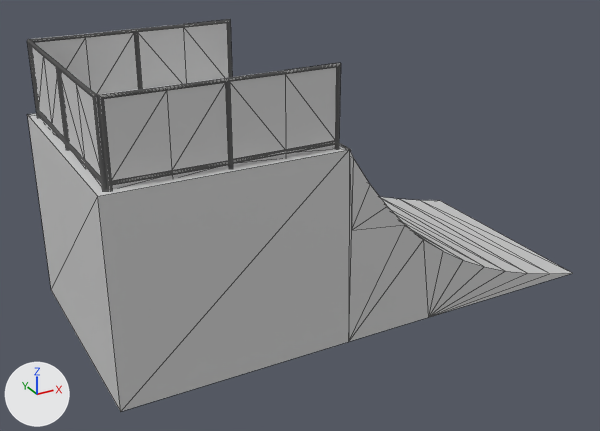
Renders of the COLLADA model ramp-up/art.scnassets/quarter.dae from each side of a commit.
Both versions are drawn from a 50 mm camera at (-1.54, -2.66, 1.65) aimed at (-0.1, -0.03, 0.34). The axes (+X, +Y, +Z) are drawn at lower left. The lights are the same throughout. Mesh edges are drawn as thin lines. Where no turn or scale is listed for an object, it has been applied to the vertices.

The scene before the commit, as lines of its bpy script (objects in view):
```python
me_fance_wire_225198087 = bpy.data.meshes.new('fance_wire_225198087')
me_fance_wire_225198087.from_pydata(...)  # 591 vertices, 1032 faces; spans x -0.963..-0.166, y -0.427..0.434, z 0.74..1.029
me_fance_wire_225198087.materials.append(mat_wire_225198087)  # light grey #d1d1d1
me_object03_01___default = bpy.data.meshes.new('Object03_01___Default')
me_object03_01___default.from_pydata(...)  # 48 vertices, 81 faces; spans x -0.99..0.99, y -0.46..0.46, z 0.0..0.75
me_object03_01___default.materials.append(mat_1___default)  # light grey #d1d1d1
ob_fance_wire_225198087 = bpy.data.objects.new('fance_wire_225198087', me_fance_wire_225198087)
ob_fance_wire_225198087.location = (0.0, 0.0, 0.0)
ob_object03_01___default = bpy.data.objects.new('Object03_01___Default', me_object03_01___default)
ob_object03_01___default.location = (0.0, 0.0, 0.0)
```
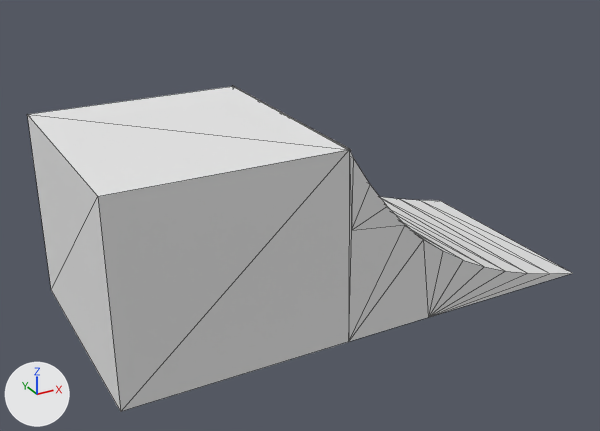
Where the change shows, as pixel boxes (x1, y1, x2, y2) in the pictures (600 x 431 px; the box of a moved part takes in the faces that stretch with it):
'fance_wire_225198087', deleted: before (27, 19, 341, 190)
part 1 of me_object03_01___default, moved or reshaped: before (339, 144, 351, 151); after (232, 86, 351, 151)
part 2 of me_object03_01___default, recoloured: (27, 109, 572, 411) in both

Edits to the bpy script that builds the scene:
```text
Add mat_quarter:
    mat_quarter = principled_material('quarter')
    mat_quarter.base_color = (0.8, 0.8, 0.8)  # white #e7e7e7
    mat_quarter.roughness = 0.9
Change me_object03_01___default:
    where me_object03_01___default.from_pydata(...)  # 48 vertices, 81 faces; spans x -0.99..0.99, y -0.46..0.46, z 0.0..0.75
    used by ob_object03_01___default; location = (0.0, 0.0, 0.0)
    me_object03_01___default part 1
    7 faces are deleted
    7 new faces join them
    me_object03_01___default part 2: 76 faces spanning x -0.99..0.99, y -0.46..0.46, z 0.0..0.75 switch from mat_1___default (light grey #d1d1d1) to mat_quarter (white #e7e7e7)
Remove ob_fance_wire_225198087:
    ob_fance_wire_225198087 = bpy.data.objects.new('fance_wire_225198087', me_fance_wire_225198087)
    ob_fance_wire_225198087.location = (0.0, 0.0, 0.0)
```
